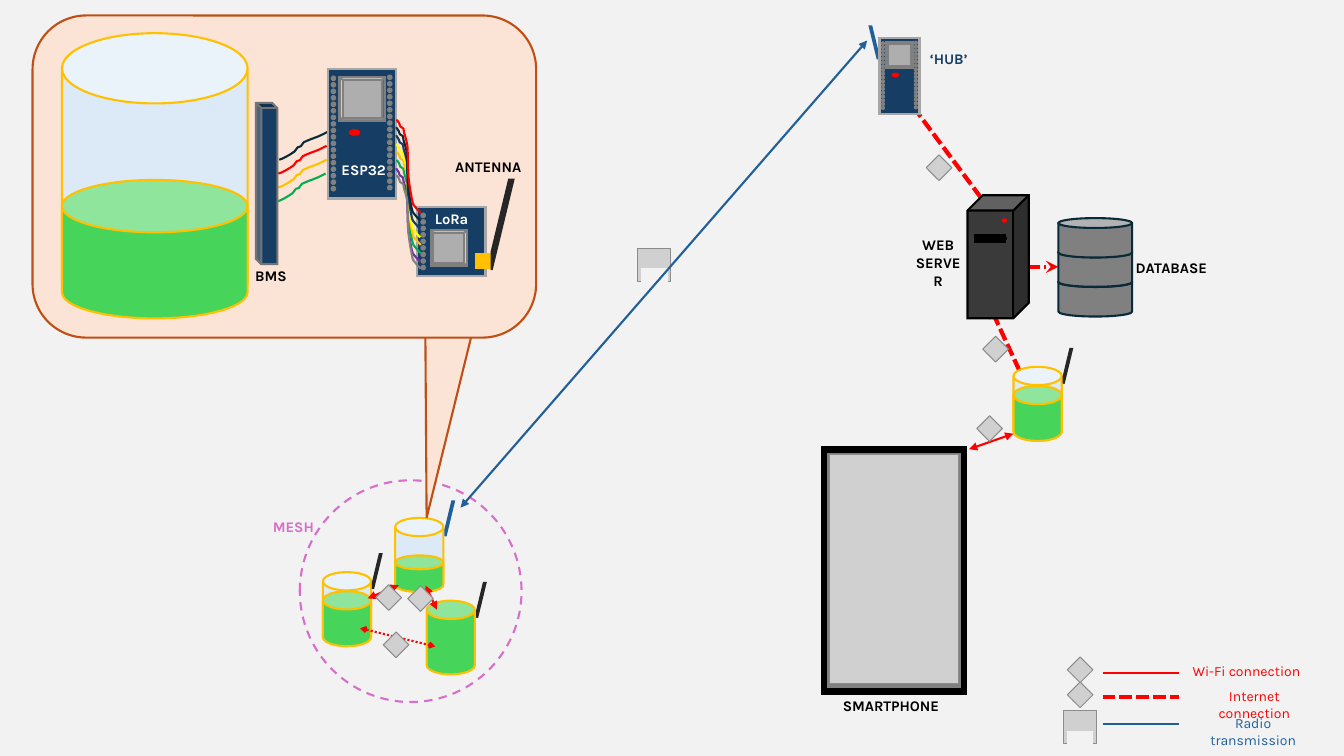
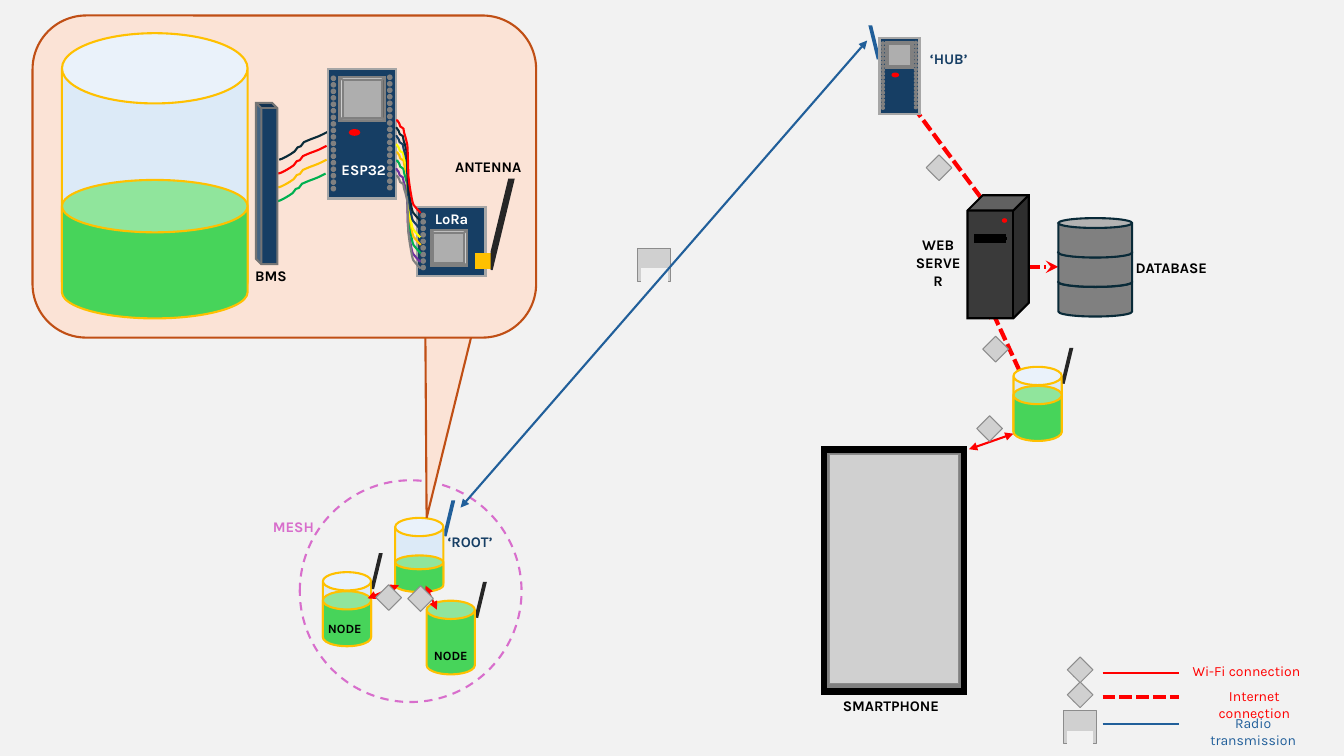
Before and after one commit to aburke1605/battery-portal, a slide deck: slide 1 of img/information_exchange.pptx. Drawn at 1344x756 pixels with LibreOffice and Linux fonts; fonts in the diff are those of the drawing; grey boxes stand for pictures. Boxes give left, top, right and bottom in pixels: in the first picture for what was removed or moved away, otherwise in the second. Text is boxed around its words. In the diff, an @@ line names an element or a change of style, - is before the commit and + after.

```diff
--- a/img/information_exchange.pptx
+++ b/img/information_exchange.pptx
@@ text added at (448, 537, 493, 547), 10.5 pt, text #163E64, bold @@
+‘ROOT’
@@ text added at (328, 624, 362, 633), 9 pt, text #000000, bold @@
+NODE
@@ double arrow removed from (360, 628) to (436, 646) @@
@@ picture removed at (383, 632, 409, 658) @@
@@ text added at (434, 651, 468, 660), 9 pt, text #000000, bold @@
+NODE
```
Also in this commit, not shown: 1 other file.
